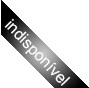
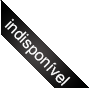
Two versions of the same layered image (89px x 88px). Layer-by-layer changes:
painted on "Layer 0" over box(0, 0, 89, 88)
